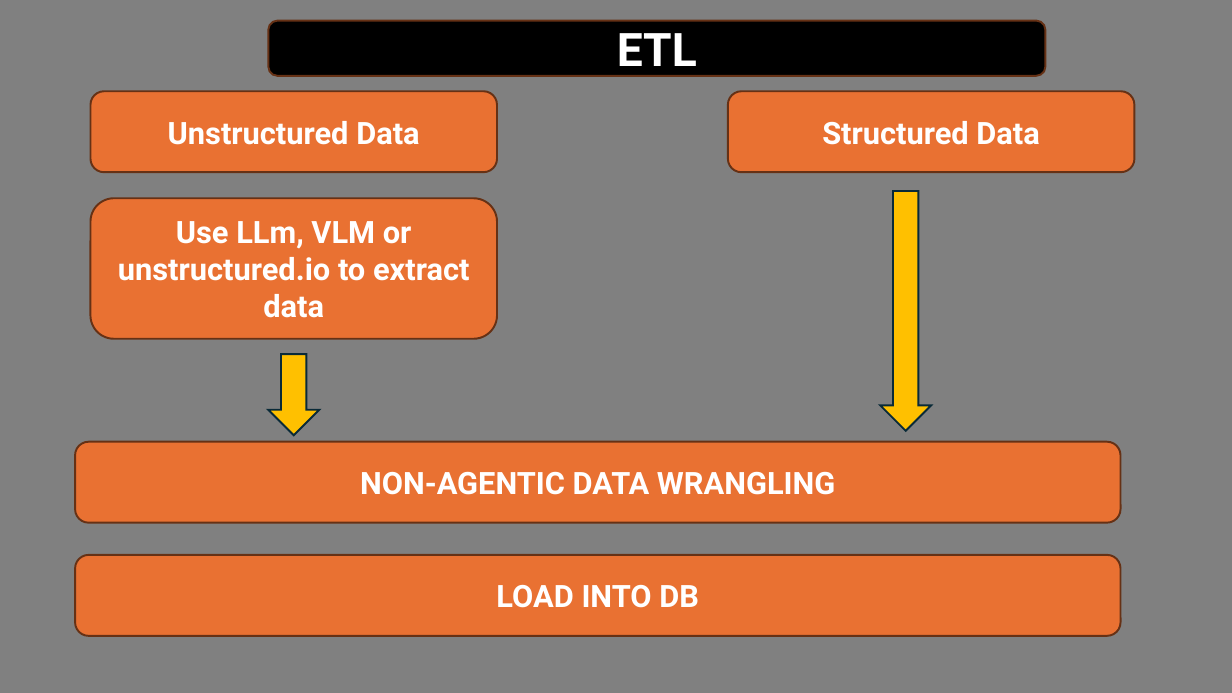
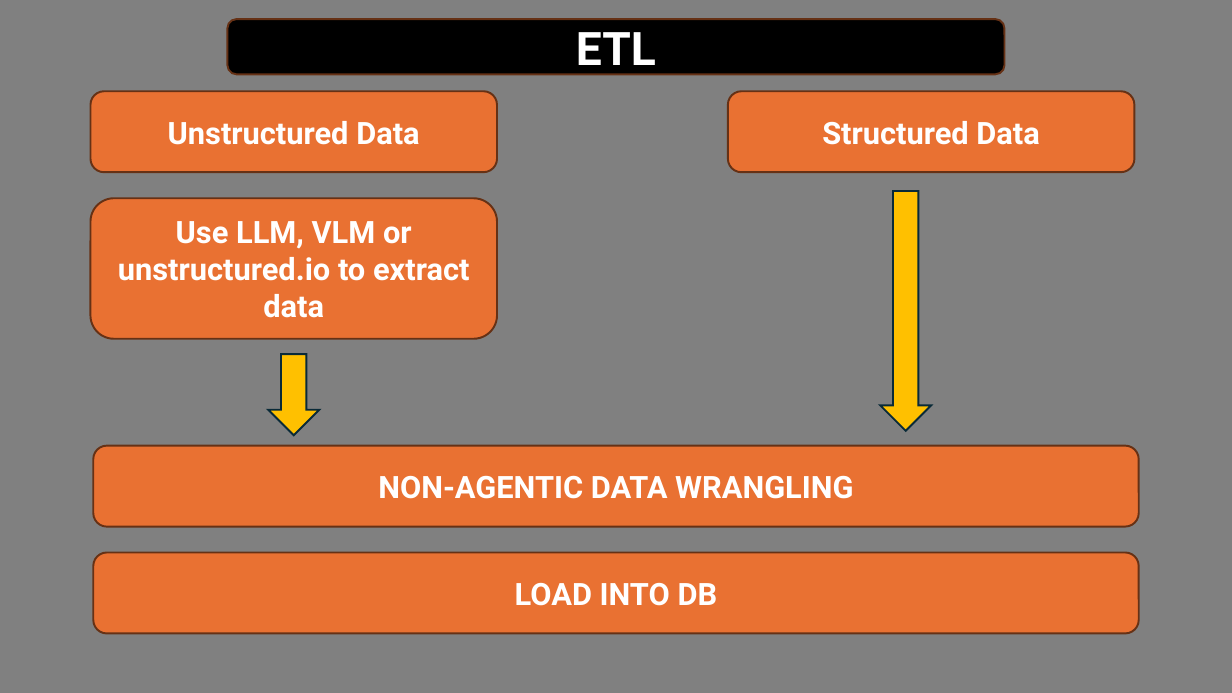
Before and after one commit to Python-Test-Engineer/AI-KB-BOOK, a slide deck: slide 4 of ai-agents.pptx. Drawn at 1232x693 pixels with LibreOffice and Linux fonts; fonts in the diff are those of the drawing. Boxes give left, top, right and bottom in pixels: in the first picture for what was removed or moved away, otherwise in the second. Text is boxed around its words. In the diff, an @@ line names an element or a change of style, - is before the commit and + after.

```diff
--- a/ai-agents.pptx
+++ b/ai-agents.pptx
@@ rounded rectangle "ETL": place and size @@
-rounded rectangle "ETL" at (268, 20, 1045, 76)
+rounded rectangle "ETL" at (227, 19, 1005, 75)
@@ text in rounded rectangle at (118, 221, 469, 318): text changed @@
-Use LLm, VLM or unstructured.io to extract data
+Use LLM, VLM or unstructured.io to extract data
@@ rounded rectangle "NON-AGENTIC DATA WRANGLING": place and size @@
-rounded rectangle "NON-AGENTIC DATA WRANGLING" at (75, 442, 1120, 523)
+rounded rectangle "NON-AGENTIC DATA WRANGLING" at (93, 445, 1139, 527)
@@ rounded rectangle "LOAD INTO DB": place and size @@
-rounded rectangle "LOAD INTO DB" at (75, 555, 1120, 637)
+rounded rectangle "LOAD INTO DB" at (93, 553, 1139, 634)
```
Also in this commit, not shown: 2 other files.
